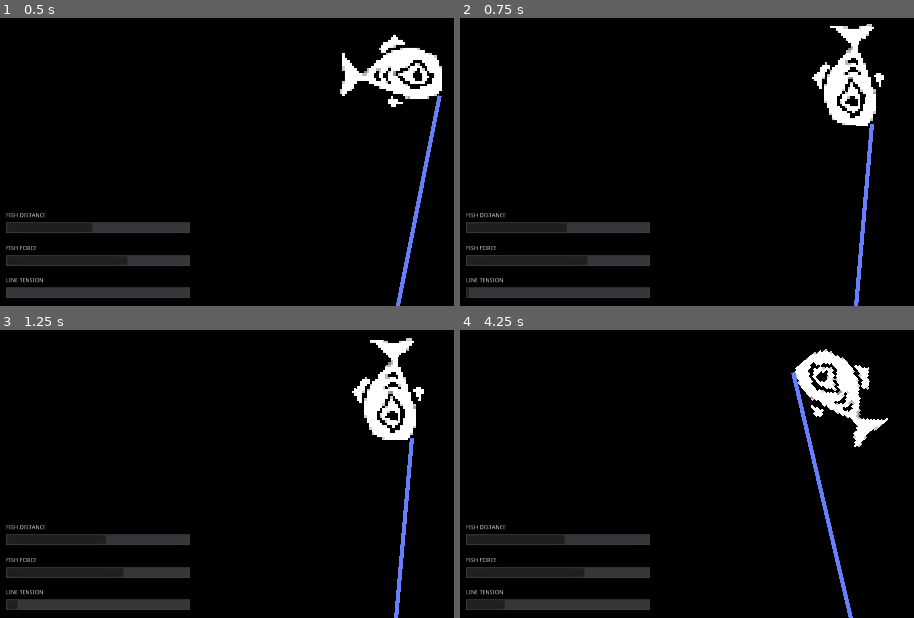
Above: before the commit, frames 1-4 (two rows, left to right).
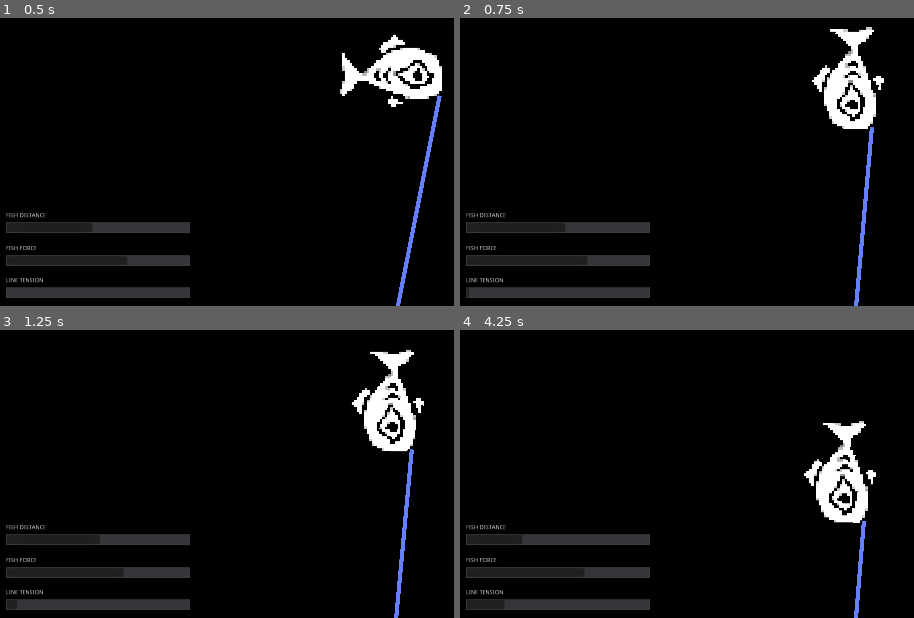
Above: after the commit, the same moments.

Repository: henryTschudy/AnglersDeep
Game: Godot game, scene res://scenes/reel_scene.tscn
Two runs of this game, one before a commit and one after it. Both use one fixed random seed, a clock stepped at 60 frames per second and the inputs below. This scene is started directly instead of the project's main scene.
Inputs (mouse positions are in pixels of both pictures, inside the frame that each line leads up to):
- Up to frame 1 (0.5 s): no input
- Up to frame 2 (0.75 s): tap Enter at 0.5 s; move the mouse to (outside the picture) at 0.52 s; press the mouse at (outside the picture) at 0.53 s; hold D (move_right) from 0.53 s (still down)
- Up to frame 3 (1.25 s): keep holding D (move_right)
- Up to frame 4 (4.25 s): release D (move_right) at 1.25 s; release the mouse at (outside the picture) at 1.25 s; drag from (696, 416) to (818, 482) at 1.27 s; move the mouse to (outside the picture) at 2.02 s; press the mouse at (outside the picture) at 2.03 s; hold D (move_right) 2.03-2.75 s; release the mouse at (outside the picture) at 2.75 s; drag from (818, 482) to (outside the picture) at 2.77 s; move the mouse to (outside the picture) at 3.52 s; hold A (move_left) from 3.53 s (still down); hold Space (move_stop) from 3.53 s (still down); click (outside the picture) at 3.8 s

Frame 1 is identical in both runs. In frame 2, 1.3% of the frame differs, in the area x 77-94%, y 2-99%; in frame 3, 2.5%; in frame 4, 6.1%, in the area x 13-95%, y 6-100%.

Commit message:
fixed an issue in reel game
yay

Diff:
--- a/scripts/fish.gd
+++ b/scripts/fish.gd
@@ -7,11 +7,13 @@
 var LOSS_DISTANCE = 1000
 var FISH_FORCE_BASE = 10 #starting number for speed fish tension goes up
 var FISH_FORCE_CHANGE = 1
-var FISH_TENSION_DECAY = 0.1
+var FISH_TENSION_DECAY = 0.5
 var FISH_FORCE_MIN = 0
 var FISH_FORCE_MAX = 15
 
 var FISH_SPEED_MULT = 20
+
+var DRAG_SPEED_MULT = 50 #gets multiplied by a fraction of 1
 
 onready var fish_force_timer = get_node("fish_force_timer")
 onready var fish_swim_timer = get_node("fish_swim_timer")
@@ -62,7 +64,8 @@
 	#else:
 	#	fish_swim()
 	fish_swim()
-	fish_tension -= FISH_TENSION_DECAY * delta
+	if fish_tension >= 0 && !reel_state: #REMOVE THIS BLOCK IF YOU WANT LINE TENSION NOT TO GO DOWN
+		fish_tension -= FISH_TENSION_DECAY * delta
 
 func fish_swim():
 	fish_direction = (fish_direction + fish_direction_target/FISH_TURN_SLOWNESS).normalized()
--- a/scripts/reel_scene_manager.gd
+++ b/scripts/reel_scene_manager.gd
@@ -4,7 +4,6 @@
 
 #var DRAG_SPEED = 65
 #var DRAG_SPEED_SWIM = 45
-var DRAG_SPEED_MULT = 0.75
 
 #var screen_size = Vector2(0,0)
 
@@ -37,10 +36,11 @@
 	fish_distance_bar.set_value(fishy.get_fish_distance())
 	fish_force_bar.set_value(fishy.fish_force)
 	#print(fish_distance_bar.max_value)
+	fish_tension_bar.set_value(fishy.fish_tension)
 
 	if fishy.reel_state:
 		fishy.fish_tension += fishy.fish_force * delta
-		fish_tension_bar.set_value(fishy.fish_tension)
+		#fish_tension_bar.set_value(fishy.fish_tension)
 		#print(fishy.fish_tension)
 	if fishy.fish_tension >= fish_tension_bar.max_value || fishy.fish_escaped:
 		lose_fish_game()
@@ -48,6 +48,10 @@
 		win_fish_game()
 
 func _unhandled_input(_event):
+	if Input.is_action_just_pressed("reel_in"):
+		fish_prev_direction = fishy.fish_direction
+		fish_prev_speed = fishy.fish_speed
+
 	if Input.is_action_pressed("reel_in"):
 		#if fishy.reel_state:
 		#	fishy.fish_direction = (fishy.position.direction_to(line.points[0] + line.position)).normalized()
@@ -60,10 +64,8 @@
 		#	fishy.fish_direction = (fishy.position.direction_to(line.points[0] + line.position)).normalized()
 		#	fishy.fish_speed = DRAG_SPEED_SWIM
 		#	fishy_angry = true
-		fish_prev_direction = fishy.fish_direction
-		fish_prev_speed = fishy.fish_speed
-		fishy.fish_direction = (fishy.position.direction_to(line.points[0] + line.position)).normalized()
-		fishy.fish_speed = DRAG_SPEED_MULT * fishy.fish_speed
+		fishy.fish_direction_target = (fishy.position.direction_to(line.points[0] + line.position)).normalized()
+		fishy.fish_speed = fishy.DRAG_SPEED_MULT * (fishy.fish_force/fishy.FISH_FORCE_BASE)
 		fishy.reel_state = true
 
 	if Input.is_action_just_released("reel_in"):
@@ -78,9 +80,9 @@
 		fishy.fish_speed = fish_prev_speed
 
 func lose_fish_game():
-	print("GAME LOST!!!!!!!!!!!!!!!!!!!!!!!!!!!!!!!!!!!!!!!")
+	print("REEL GAME LOST!!!!!!!!!!!!!!!!!!!!!!!!!!!!!!!!!!!!!!!")
 	emit_signal("reel_game_over", false, fishy.get_fish_type())
 
 func win_fish_game():
-	print("GAME WON!!!!!!!!!!!!!!!!!!!!!!!!!!!!!!!!!!!!!!!!")
+	print("REEL GAME WON!!!!!!!!!!!!!!!!!!!!!!!!!!!!!!!!!!!!!!!!")
 	emit_signal("reel_game_over", false, fishy.get_fish_type())
